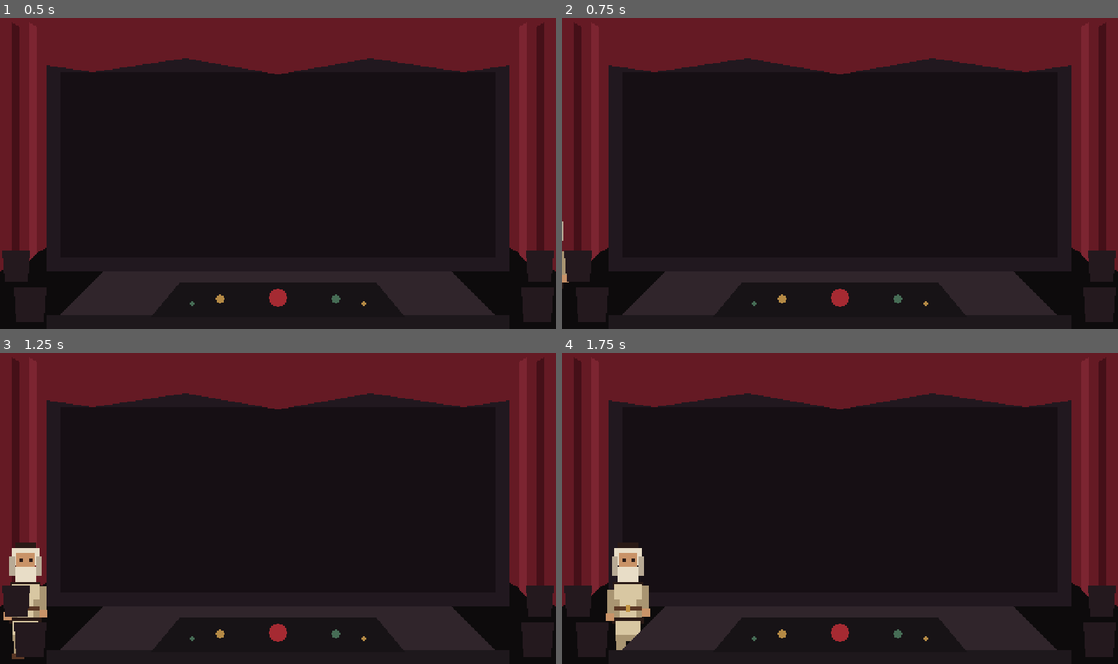
Above: before the commit, frames 1-4 (two rows, left to right).
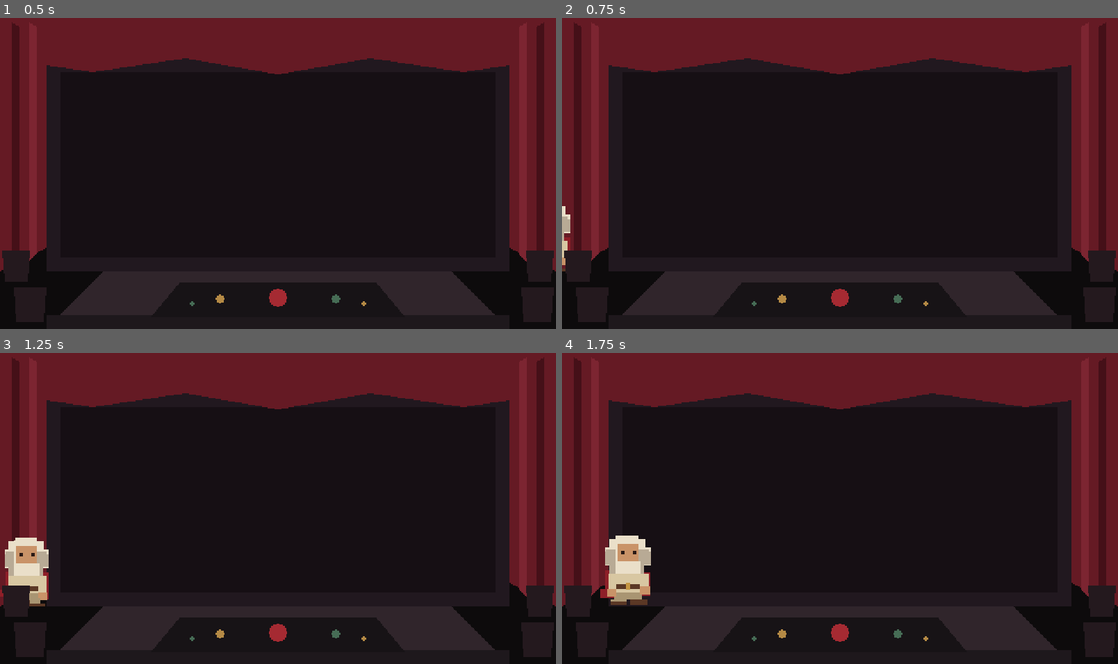
Above: after the commit, the same moments.

Repository: badmrfrosty313/the-bible-sort-of
Game: Godot game, scene res://scenes/theater/theater.tscn
Same seed, same stepped clock (60 frames per second), same inputs: the game is played once before the commit and once after it.
Inputs:
- Up to frame 1 (0.5 s): no input
- Up to frame 2 (0.75 s): tap Enter at 0.5 s
- Up to frame 3 (1.25 s): no input
- Up to frame 4 (1.75 s): no input

Frame 1 is identical in both runs. In frame 2, 0.2% of the frame differs, in the area x 0-2%, y 60-88%; in frame 3, 1.3%; in frame 4, 2.1%, in the area x 6-16%, y 58-96%.

Commit message:
Use transparent Father sprite assets and animated walk cycle

Diff:
--- a/scripts/father.gd
+++ b/scripts/father.gd
@@ -5,112 +5,46 @@
 
 @export var walk_speed: float = 70.0
 
+const IDLE_TEXTURE := preload("res://art/characters/father/father_idle.svg")
+const WALK_A_TEXTURE := preload("res://art/characters/father/father_walk_a.svg")
+const WALK_B_TEXTURE := preload("res://art/characters/father/father_walk_b.svg")
+const SIT_TEXTURE := preload("res://art/characters/father/father_sit.svg")
+
 var state: State = State.IDLE
 var legacy_sprite: Sprite2D
-var facing := 1.0
-var walk_phase := 0.0
-
-const OUTLINE := Color("#2A1A16")
-const SKIN := Color("#C99368")
-const SKIN_SHADOW := Color("#9C6748")
-const HAIR := Color("#E8DDC7")
-const HAIR_SHADOW := Color("#B8AA95")
-const ROBE := Color("#D8C7A2")
-const ROBE_SHADOW := Color("#A99572")
-const SANDAL := Color("#5B3825")
-const GOLD := Color("#C59643")
+var character_sprite: Sprite2D
+var facing_left := false
+var walk_elapsed := 0.0
+var walk_frame := 0
 
 func _ready() -> void:
 	legacy_sprite = get_node_or_null("Sprite2D") as Sprite2D
 	if legacy_sprite:
-		# The concept sheet remains in the repo as reference art, but it is never
-		# rendered in-game. No more laminated God JPEG.
 		legacy_sprite.visible = false
+	character_sprite = Sprite2D.new()
+	character_sprite.name = "CharacterSprite"
+	character_sprite.texture_filter = CanvasItem.TEXTURE_FILTER_NEAREST
+	character_sprite.centered = true
+	character_sprite.position = Vector2(0, -31)
+	add_child(character_sprite)
 	stand()
 
 func _process(delta: float) -> void:
-	if state == State.WALKING:
-		walk_phase += delta * 12.0
-		queue_redraw()
+	if state != State.WALKING:
+		return
+	walk_elapsed += delta
+	var next_frame := int(floor(walk_elapsed * 7.0)) % 2
+	if next_frame != walk_frame:
+		walk_frame = next_frame
+		character_sprite.texture = WALK_A_TEXTURE if walk_frame == 0 else WALK_B_TEXTURE
+	character_sprite.position.y = -31 + (1 if walk_frame == 1 else 0)
 
-func _draw() -> void:
-	if state == State.SITTING or state == State.WATCHING:
-		_draw_sitting_father()
-	else:
-		_draw_standing_father(state == State.WALKING)
-
-func _px(rect: Rect2, color: Color) -> void:
-	var r := rect
-	if facing < 0.0:
-		r.position.x = -rect.position.x - rect.size.x
-	draw_rect(r, color)
-
-func _draw_standing_father(walking: bool) -> void:
-	var bob := 0.0
-	var leg_shift := 0.0
-	var arm_shift := 0.0
-	if walking:
-		bob = round(sin(walk_phase * 2.0))
-		leg_shift = round(sin(walk_phase) * 3.0)
-		arm_shift = round(sin(walk_phase) * 2.0)
-
-	# Hair silhouette and head.
-	_px(Rect2(-9,-52+bob,18,5),OUTLINE)
-	_px(Rect2(-12,-47+bob,24,15),HAIR)
-	_px(Rect2(-14,-40+bob,5,17),HAIR_SHADOW)
-	_px(Rect2(9,-40+bob,5,17),HAIR_SHADOW)
-	_px(Rect2(-8,-43+bob,16,15),SKIN)
-	_px(Rect2(-5,-38+bob,3,3),OUTLINE)
-	_px(Rect2(3,-38+bob,3,3),OUTLINE)
-	# Beard.
-	_px(Rect2(-9,-31+bob,18,14),HAIR)
-	_px(Rect2(-6,-18+bob,12,5),HAIR_SHADOW)
-
-	# Robe/body.
-	_px(Rect2(-13,-18+bob,26,5),OUTLINE)
-	_px(Rect2(-12,-16+bob,24,31),ROBE)
-	_px(Rect2(-12,-3+bob,5,18),ROBE_SHADOW)
-	_px(Rect2(7,-3+bob,5,18),ROBE_SHADOW)
-	_px(Rect2(-14,13+bob,28,5),OUTLINE)
-	_px(Rect2(-11,16+bob,22,17),ROBE)
-	_px(Rect2(-11,28+bob,22,5),ROBE_SHADOW)
-	# Belt.
-	_px(Rect2(-12,3+bob,24,4),SANDAL)
-	_px(Rect2(-2,2+bob,4,6),GOLD)
-
-	# Arms swing opposite the legs.
-	_px(Rect2(-18,-13+bob+arm_shift,6,23),ROBE_SHADOW)
-	_px(Rect2(12,-13+bob-arm_shift,6,23),ROBE_SHADOW)
-	_px(Rect2(-19,7+bob+arm_shift,7,7),SKIN)
-	_px(Rect2(12,7+bob-arm_shift,7,7),SKIN)
-
-	# Legs and sandals. Alternating offsets create an actual readable walk cycle.
-	_px(Rect2(-10,31+bob+leg_shift,8,13),ROBE_SHADOW)
-	_px(Rect2(2,31+bob-leg_shift,8,13),ROBE_SHADOW)
-	_px(Rect2(-12,42+bob+leg_shift,11,5),SANDAL)
-	_px(Rect2(1,42+bob-leg_shift,11,5),SANDAL)
-
-func _draw_sitting_father() -> void:
-	# Chair is deliberately part of the temporary procedural character so it
-	# has a transparent background and can be cleanly masked by the desk.
-	_px(Rect2(-18,-18,36,34),Color("#54251F"))
-	_px(Rect2(-15,-15,30,29),Color("#713127"))
-	_px(Rect2(-20,10,5,18),SANDAL)
-	_px(Rect2(15,10,5,18),SANDAL)
-	# Father torso/head above chair.
-	_px(Rect2(-10,-48,20,5),OUTLINE)
-	_px(Rect2(-13,-44,26,14),HAIR)
-	_px(Rect2(-8,-41,16,14),SKIN)
-	_px(Rect2(-5,-36,3,3),OUTLINE)
-	_px(Rect2(3,-36,3,3),OUTLINE)
-	_px(Rect2(-9,-29,18,13),HAIR)
-	_px(Rect2(-12,-17,24,22),ROBE)
-	_px(Rect2(-12,-3,24,5),SANDAL)
-	# Arms resting on the console/chair arms.
-	_px(Rect2(-18,-12,7,18),ROBE_SHADOW)
-	_px(Rect2(11,-12,7,18),ROBE_SHADOW)
-	_px(Rect2(-18,2,7,6),SKIN)
-	_px(Rect2(11,2,7,6),SKIN)
+func _apply_texture(texture: Texture2D, y_offset: float = -31.0) -> void:
+	if character_sprite == null:
+		return
+	character_sprite.texture = texture
+	character_sprite.flip_h = facing_left
+	character_sprite.position = Vector2(0, y_offset)
 
 func move_to(target_position: Vector2) -> void:
 	state = State.WALKING
@@ -120,22 +54,24 @@
 		global_position = target_position
 		_finish_walk()
 		return
-	facing = -1.0 if target_position.x < start_position.x else 1.0
+	facing_left = target_position.x < start_position.x
+	walk_elapsed = 0.0
+	walk_frame = 0
+	_apply_texture(WALK_A_TEXTURE)
 	var duration := distance / walk_speed
 	var elapsed := 0.0
 	while elapsed < duration:
 		var delta := get_process_delta_time()
 		elapsed += delta
-		var progress := clampf(elapsed / duration,0.0,1.0)
-		global_position = start_position.lerp(target_position,progress)
+		global_position = start_position.lerp(target_position, clampf(elapsed / duration, 0.0, 1.0))
 		await get_tree().process_frame
 	global_position = target_position
 	_finish_walk()
 
 func _finish_walk() -> void:
 	state = State.STANDING
-	walk_phase = 0.0
-	queue_redraw()
+	walk_elapsed = 0.0
+	_apply_texture(IDLE_TEXTURE)
 
 func enter_from_left(entrance_position: Vector2, target_position: Vector2) -> void:
 	global_position = entrance_position
@@ -159,20 +95,22 @@
 
 func stand() -> void:
 	state = State.STANDING
-	queue_redraw()
+	_apply_texture(IDLE_TEXTURE)
 
 func sit() -> void:
 	state = State.SITTING
-	queue_redraw()
+	facing_left = false
+	_apply_texture(SIT_TEXTURE, -31)
 
 func watch_stage() -> void:
 	state = State.WATCHING
-	queue_redraw()
+	facing_left = false
+	_apply_texture(SIT_TEXTURE, -31)
 
 func react() -> void:
 	state = State.REACTING
-	queue_redraw()
+	_apply_texture(IDLE_TEXTURE)
 
 func idle() -> void:
 	state = State.IDLE
-	queue_redraw()
+	_apply_texture(IDLE_TEXTURE)
